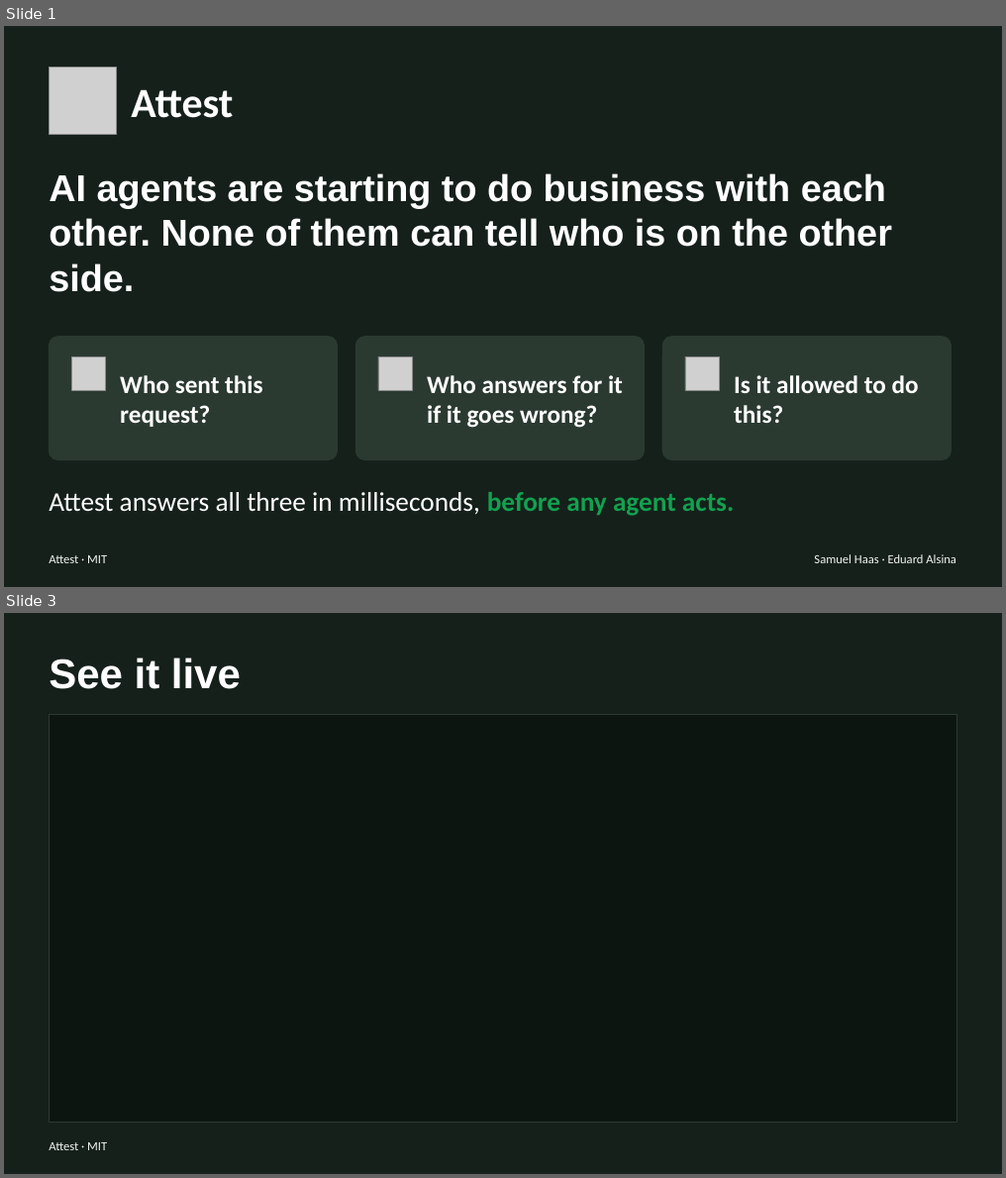
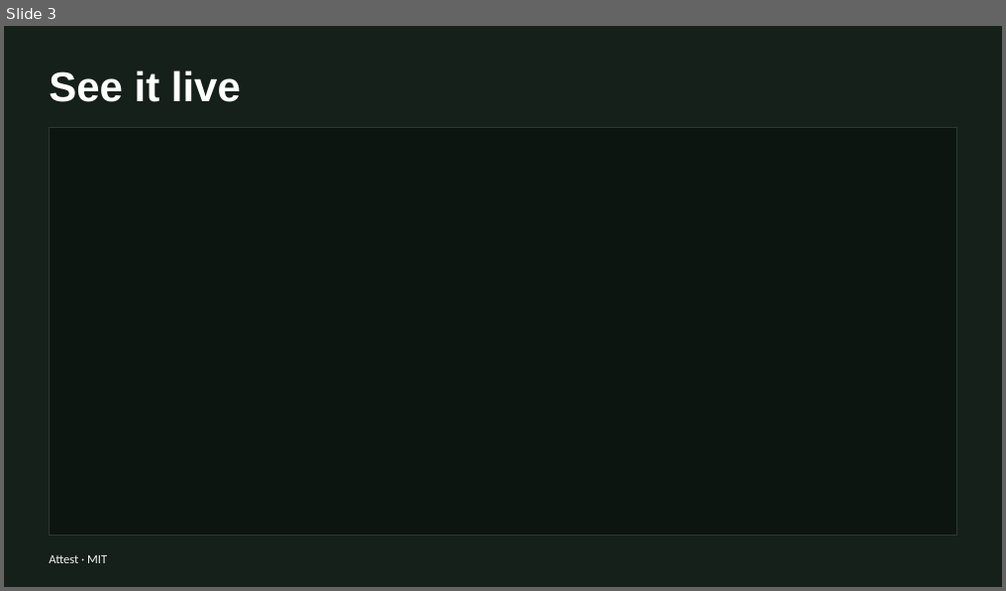
Before and after one commit to smghaas/attest, a slide deck: docs/attest_final_slides.pptx. Shown one above the other, each under a label of ours: slides 1 and 3 before the commit, slide 3 after it; the slides between them are not shown. The pictures are 1006x1178 and 1006x591 pixels, drawn with LibreOffice and Linux fonts; fonts in the diff are those of the drawing; grey boxes stand for pictures. Boxes give left, top, right and bottom in pixels: in the first picture for what was removed or moved away, otherwise in the second. Text is boxed around its words. In the diff, an @@ line names an element or a change of style, - is before the commit and + after.

```diff
--- a/docs/attest_final_slides.pptx
+++ b/docs/attest_final_slides.pptx
@@ slide 1 removed at <box>4,26,1002,587</box>, background #15201A; not listed: 1 template element that a slide beside it also shows @@
@@ picture removed at <box>49,68,116,135</box> @@
@@ text removed at <box>131,89,233,118</box> @@
-Attest
@@ text removed at <box>49,174,892,292</box> @@
-AI agents are starting to do business with each other. None of them can tell who is on the other side.
@@ rounded rectangle removed at <box>49,337,338,461</box> @@
@@ rounded rectangle removed at <box>355,337,645,461</box> @@
@@ rounded rectangle removed at <box>662,337,951,461</box> @@
@@ picture removed at <box>71,357,105,390</box> @@
@@ text removed at <box>120,375,262,427</box> @@
-Who sent this request?
@@ picture removed at <box>378,357,412,390</box> @@
@@ text removed at <box>427,375,623,428</box> @@
-Who answers for it if it goes wrong?
@@ picture removed at <box>685,357,719,390</box> @@
@@ text removed at <box>734,375,919,423</box> @@
-Is it allowed to do this?
@@ text removed at <box>49,492,735,516</box> @@
-Attest answers all three in milliseconds, before any agent acts.
@@ text removed at <box>814,555,956,564</box> @@
-Samuel Haas · Eduard Alsina
```
Also in this commit, not shown: 1 slide changed, 2 slides added, 1 other slide removed.
